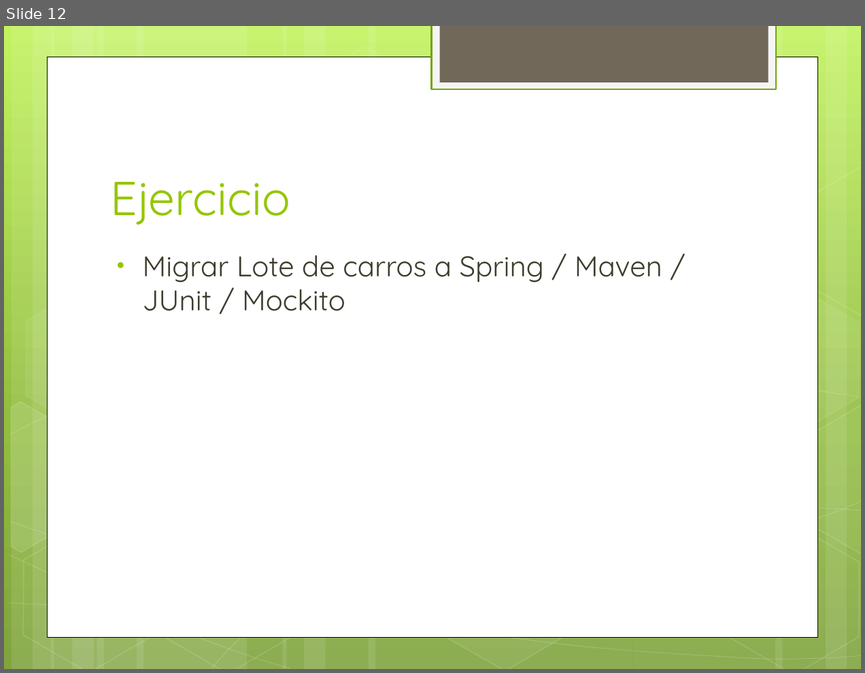
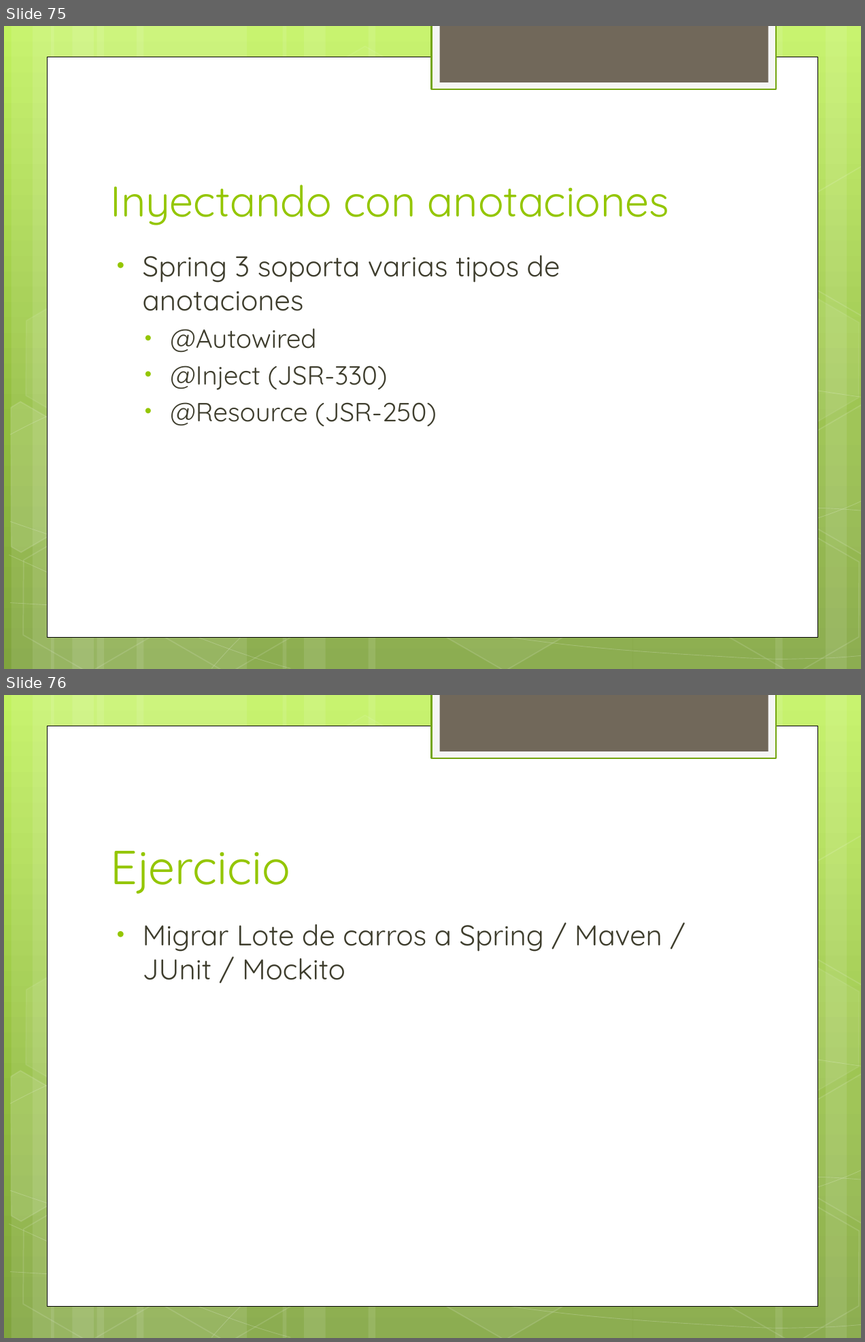
Before and after one commit to jdmr/CursoSpring, a slide deck: Presentation1.pptx. Shown one above the other, each under a label of ours: slide 12 before the commit, slides 75 and 76 after it. The pictures are 865x673 and 865x1342 pixels, drawn with LibreOffice and Linux fonts; fonts in the diff are those of the drawing. Boxes give left, top, right and bottom in pixels: in the first picture for what was removed or moved away, otherwise in the second. Text is boxed around its words. In the diff, an @@ line names an element or a change of style, - is before the commit and + after.

```diff
--- a/Presentation1.pptx
+++ b/Presentation1.pptx
@@ slide 75 added at [4, 26, 861, 669], background gradient #C3F35F to #93BF3F to #81A53E; not listed: 31 template elements that a slide beside it also shows @@
@@ title added at [110, 184, 669, 225], 36 pt, text #94C600 @@
+Inyectando con anotaciones
@@ text added at [143, 255, 560, 427], 22 pt, text #3E3D2D @@
+• Spring 3 soporta varias tipos de anotaciones
+  • @Autowired
+  • @Inject (JSR-330)
+  • @Resource (JSR-250)
@@ what was slide 12 is now slide 76 @@
```
Also in this commit, not shown: 1 slide changed, 40 other slides added.
